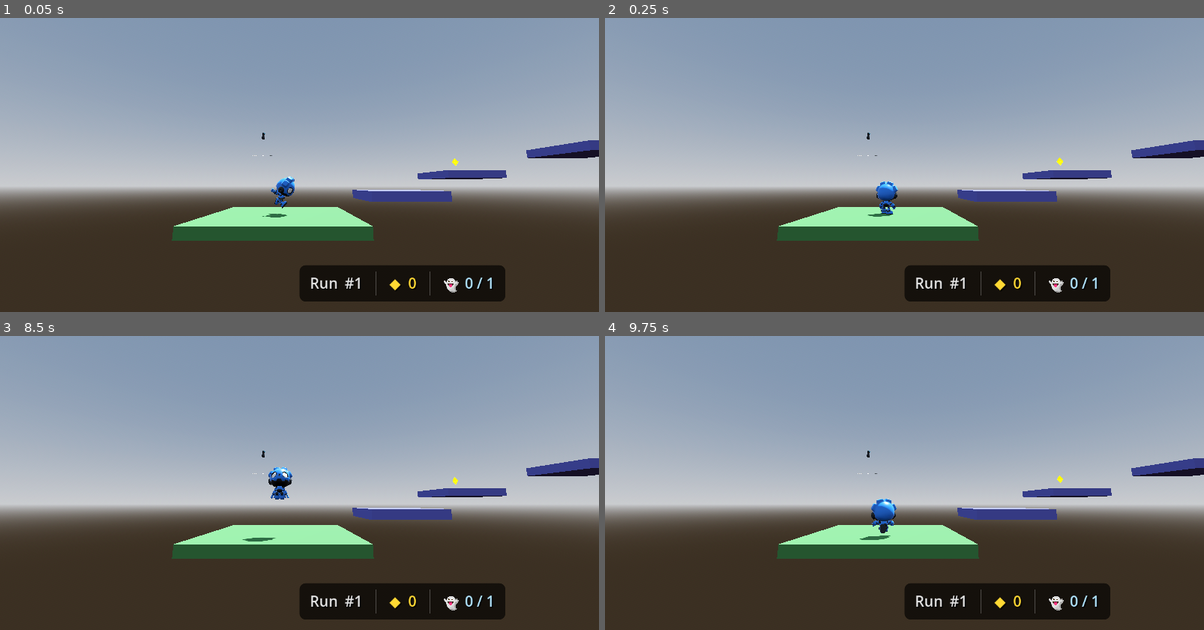
Above: before the commit, frames 1-4 (two rows, left to right).
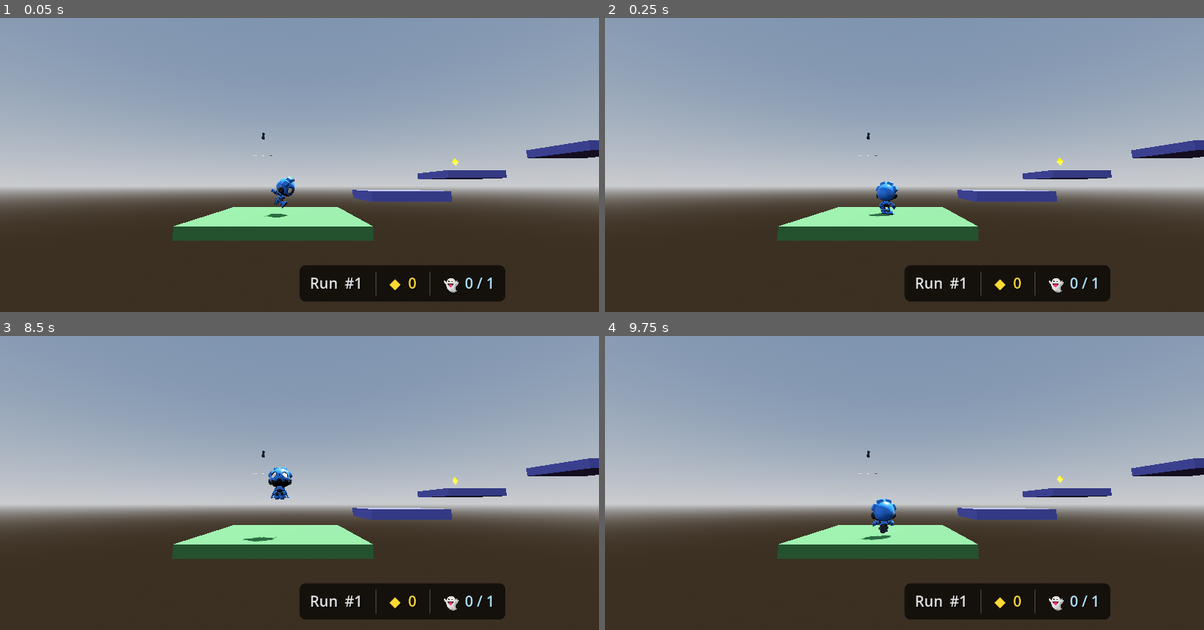
Above: after the commit, the same moments.

Repository: ZacharyEllison/rewind
Game: Godot game, scene res://scenes/main.tscn
Two runs of this game, one before a commit and one after it. Both use one fixed random seed, a clock stepped at 60 frames per second and the inputs below.
Inputs (mouse positions are in pixels of both pictures, inside the frame that each line leads up to):
- Up to frame 1 (0.05 s): no input
- Up to frame 2 (0.25 s): no input
- Up to frame 3 (8.5 s): tap Enter (ui_accept) at 0.5, 0.77, 1.07, 3.5, 3.77, 4.07, 6.77, 7.07, 7.25, 8 s; move the mouse to (431, 444) at 0.52 s; hold Right (ui_right) 0.53-1.25 s; tap 1 at 0.6 s; click (431, 444) at 0.67 s; drag from (179, 477) to (269, 530) at 1.27 s; move the mouse to (359, 388) at 2.02 s; hold Right (ui_right) 2.03-2.75 s; tap 3 at 2.1 s; drag from (269, 530) to (119, 412) at 2.77 s; move the mouse to (479, 512) at 3.52 s; hold Left (ui_left) 3.53-4.25 s; tap 5 at 3.6 s; drag from (119, 412) to (209, 377) at 4.27 s; move the mouse to (329, 462) at 5.02 s; hold Down (ui_down) 5.03-5.75 s; tap 7 at 5.1 s; click (329, 462) at 5.17 s; drag from (209, 377) to (179, 477) at 5.77 s; move the mouse to (431, 444) at 6.52 s; hold Up (ui_up) 6.53-7.25 s; tap 9 at 6.6 s; drag from (179, 477) to (269, 530) at 7.27 s; move the mouse to (359, 388) at 8.02 s; hold Down (ui_down) from 8.03 s (still down); tap Backspace at 8.1 s
- Up to frame 4 (9.75 s): release Down (ui_down) at 8.75 s; drag from (874, 530) to (724, 412) at 8.77 s; move the mouse to (1084, 512) at 9.52 s; hold Up (ui_up) from 9.53 s (still down); hold Shift from 9.53 s (still down); click (1084, 512) at 9.67 s

The runs differ from the first frame. In frame 1, less than 0.1% of the frame differs, in the area x 43-77%, y 39-68%; in frame 2, less than 0.1%; in frame 3, less than 0.1%; in frame 4, less than 0.1%.

Commit message:
Refactor locomotion logic to implement camera-drag mechanics and update direction calculations

Diff:
--- a/assets/scripts/_systems/XRGrabLocomotion.gd
+++ b/assets/scripts/_systems/XRGrabLocomotion.gd
@@ -1,7 +1,7 @@
 ## XRGrabLocomotion.gd
-## Provides stick locomotion for VR. When the player holds the thumbstick
-## click (primary_click) on either controller and pushes the stick, the
-## XROrigin moves through the world relative to the headset facing direction.
+## Provides camera-drag locomotion for VR. When the player holds the thumbstick
+## click (primary_click) on either controller and deflects the stick, the
+## XROrigin moves opposite the stick direction relative to the headset view.
 
 extends Node
 
@@ -31,7 +31,7 @@
 	if stick == Vector2.ZERO:
 		return
 
-	var move_dir := _get_move_direction(stick)
+	var move_dir := _get_drag_direction(stick)
 	if move_dir == Vector3.ZERO:
 		return
 
@@ -58,10 +58,10 @@
 	return stick
 
 
-func _get_move_direction(stick: Vector2) -> Vector3:
+func _get_drag_direction(stick: Vector2) -> Vector3:
 	var basis_source: Node3D = _xr_camera if _xr_camera else xr_origin
 	if not basis_source:
-		return Vector3(stick.x, 0.0, -stick.y).normalized() * minf(stick.length(), 1.0)
+		return Vector3(-stick.x, 0.0, stick.y).normalized() * minf(stick.length(), 1.0)
 
 	var forward := -basis_source.global_transform.basis.z
 	forward.y = 0.0
@@ -80,4 +80,4 @@
 	var move := (right * stick.x) + (forward * stick.y)
 	if move.length_squared() <= 0.0001:
 		return Vector3.ZERO
-	return move.normalized() * minf(stick.length(), 1.0)
+	return -move.normalized() * minf(stick.length(), 1.0)
